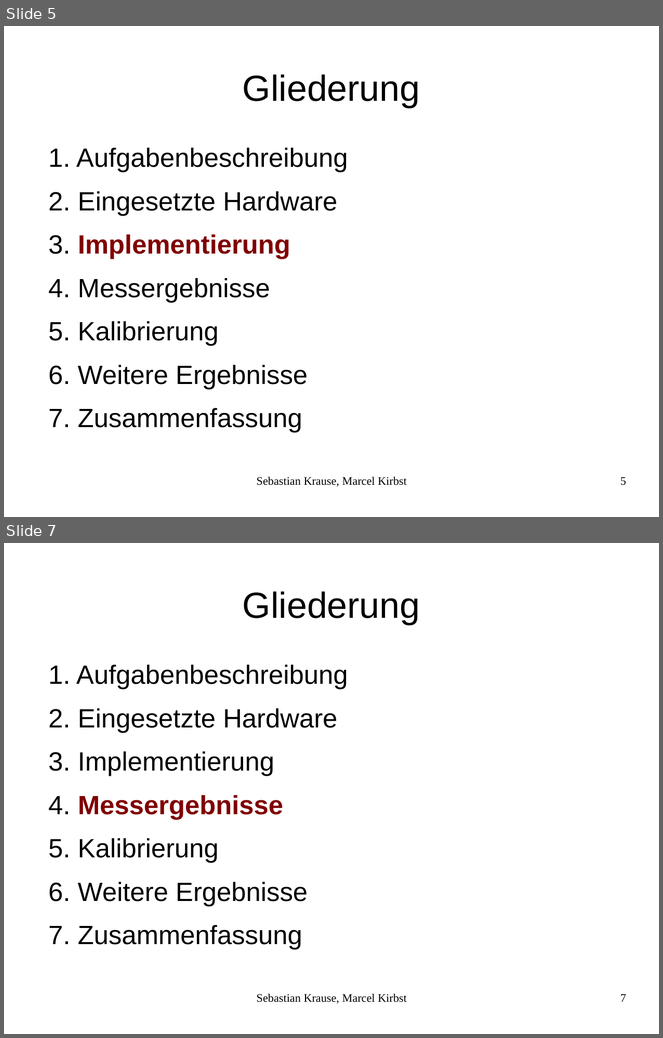
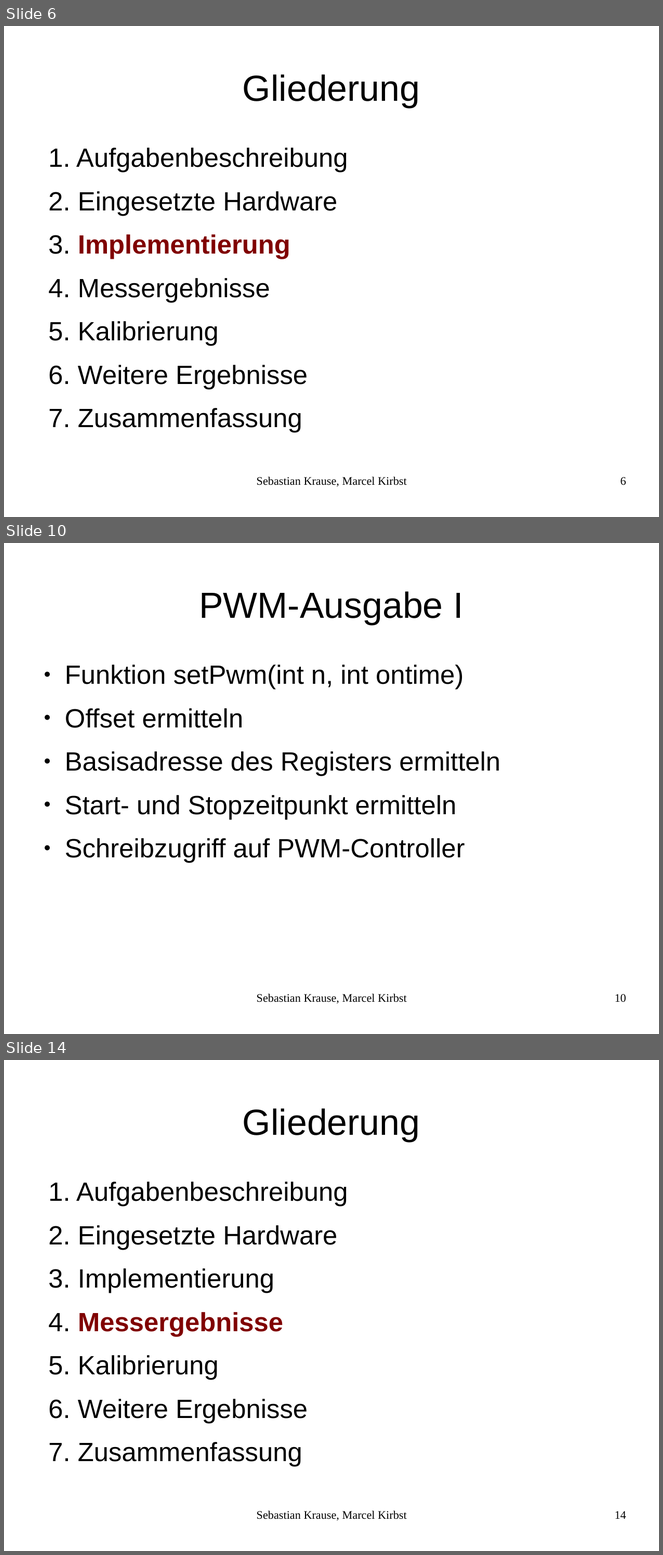
Before and after one commit to mkirbst/mca, a slide deck: praesi/mca.odp. Shown one above the other, each under a label of ours: slides 5 and 7 before the commit, slides 6, 10 and 14 after it; the slides between them are not shown. The pictures are 663x1038 and 663x1555 pixels, drawn with LibreOffice and Linux fonts; fonts in the diff are those of the drawing. Boxes give left, top, right and bottom in pixels: in the first picture for what was removed or moved away, otherwise in the second. Text is boxed around its words. In the diff, an @@ line names an element or a change of style, - is before the commit and + after.

```diff
--- a/praesi/mca.odp
+++ b/praesi/mca.odp
@@ slide 10 added at <box>4,543,659,1034</box>, background #FFFFFF @@
@@ title added at <box>199,591,463,625</box>, 44 pt, text #000000 @@
+PWM-Ausgabe I
@@ text added at <box>65,665,501,863</box>, 32 pt, text #000000 @@
+● Funktion setPwm(int n, int ontime)
+● Offset ermitteln
+● Basisadresse des Registers ermitteln
+● Start- und Stopzeitpunkt ermitteln
+● Schreibzugriff auf PWM-Controller
@@ text added at <box>257,994,407,1004</box>, 14 pt, text #000000 @@
+Sebastian Krause, Marcel Kirbst
@@ page number added at <box>615,994,626,1003</box>, 14 pt, text #000000 @@
+10
@@ what was slide 5 is now slide 6 @@
@@ page number at <box>621,477,626,486</box>: text changed @@
-5
+6
@@ what was slide 7 is now slide 14 @@
@@ page number at <box>615,1511,626,1519</box>: text changed @@
-7
+14
```
Also in this commit, not shown: 4 slides changed, 7 other slides added, 1 slide removed, 1 other file.
